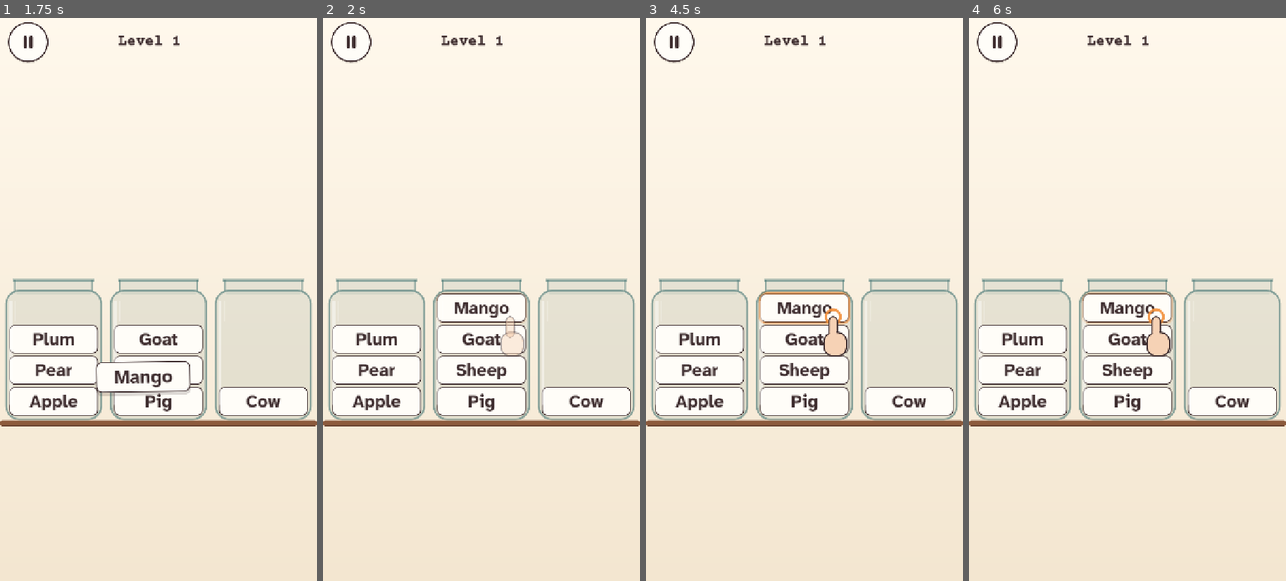
Above: before the commit, frames 1-4 (left to right).
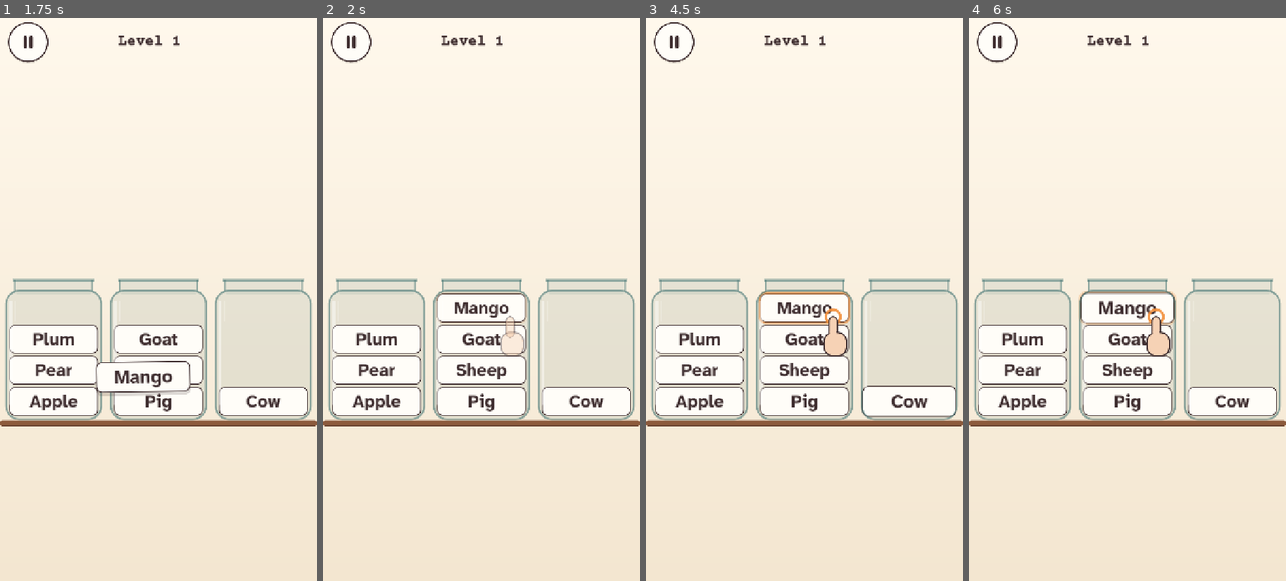
Above: after the commit, the same moments.

Repository: MehulKumars/Label-Hunt
Game: Godot game, scene res://main.tscn
The game is run twice, just before and just after one commit, with the same random seed, the same clock (stepped at 60 frames per second) and the same inputs.
Inputs (mouse positions are in pixels of both pictures, inside the frame that each line leads up to):
- Up to frame 1 (1.75 s): tap Enter at 0.5 s; drag from (28, 40) to (190, 175) at 0.52 s; drag from (158, 293) to (142, 412) at 1.27 s
- Up to frame 2 (2 s): no input
- Up to frame 3 (4.5 s): move the mouse to (836, 175) at 2.02 s; tap Ctrl at 2.1 s; click (836, 175) at 2.17 s; drag from (788, 412) to (709, 215) at 2.77 s; move the mouse to (899, 383) at 3.52 s; tap Alt at 3.6 s; click (899, 383) at 3.67 s; tap Space at 4.25 s; drag from (709, 215) to (756, 158) at 4.27 s
- Up to frame 4 (6 s): move the mouse to (1143, 299) at 5.02 s; hold Shift 5.03-5.75 s; click (1143, 299) at 5.17 s; tap Enter at 5.75 s; drag from (1079, 158) to (1064, 327) at 5.77 s

Frame 1 is identical in both runs. In frame 2, less than 0.1% of the frame differs, in the area x 50-65%, y 49-55%; in frame 3, 0.4%; in frame 4, 0.7%, in the area x 34-66%, y 48-55%.

Commit message:
Drag polish, pinned skills installer, UX research notes
Cancelled lifts fly home in 160 ms; the drop highlight only shows on jars with room. tools/install_skills.sh
installs the vetted Claude skills at their reviewed commits. .claude/ is excluded from exports.

Co-Authored-By: Claude Opus 5.5 <noreply@anthropic.com>

Diff:
--- a/src/ui/board/board_view.gd
+++ b/src/ui/board/board_view.gd
@@ -314,7 +314,7 @@
 	var j := lifted_jar
 	lifted_jar = -1
 	var cv := top_card(j)
-	_fly(cv, slot_pos(j, session.board.size(j) - 1), 0.12, 0.0, true)
+	_fly(cv, slot_pos(j, session.board.size(j) - 1), 0.16, 0.0, true)
 	lift_cancelled.emit()
 
 
@@ -372,9 +372,10 @@
 	return best
 
 
-## Highlights the jar a drag would drop into (any jar, legal or not, so it never hints at groups).
+## Highlights the jar a drag would drop into. It means "this jar has room" (visible to anyone), never "this is
+## the right group".
 func _set_hot(j: int) -> void:
-	if j == lifted_jar:
+	if j == lifted_jar or (j >= 0 and (session.board.is_full(j) or session.board.is_closed(j))):
 		j = -1
 	if j == _hot:
 		return
Not shown, changed: export_presets.cfg
Not shown, added: docs/research-ux.md
Not shown, added: tools/install_skills.sh
